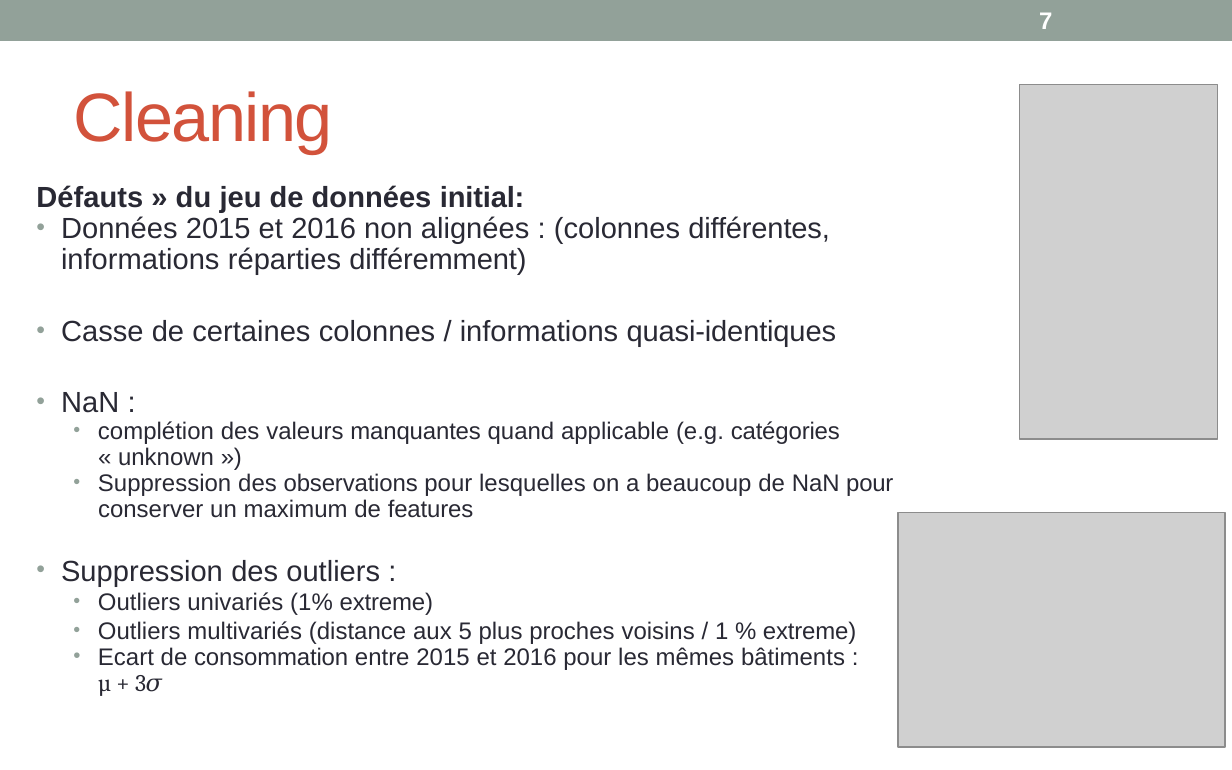
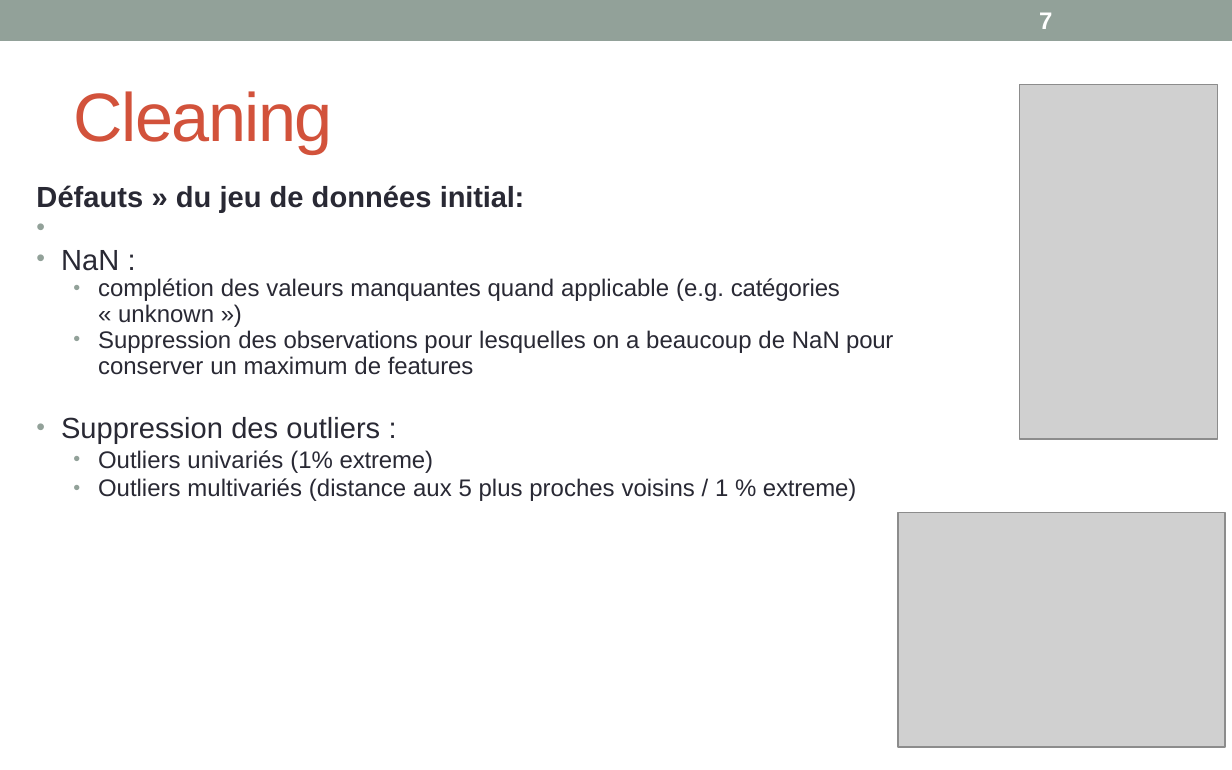
Before and after one commit to wdavid93/OpenClassRoom, a slide deck: slide 7 of Projet_4/soutenance projet 4 _ actualisee .pptx. Drawn at 1232x770 pixels with LibreOffice and Linux fonts; fonts in the diff are those of the drawing; grey boxes stand for pictures. Boxes give left, top, right and bottom in pixels: in the first picture for what was removed or moved away, otherwise in the second. Text is boxed around its words. In the diff, an @@ line names an element or a change of style, - is before the commit and + after.

```diff
--- a/Projet_4/soutenance projet 4 _ actualisee .pptx
+++ b/Projet_4/soutenance projet 4 _ actualisee .pptx
@@ text at box(61, 216, 836, 346): paragraphs removed @@
-• Données 2015 et 2016 non alignées : (colonnes différentes,
-informations réparties différemment)
-• Casse de certaines colonnes / informations quasi-identiques
@@ text at box(61, 250, 119, 271): line spacing 1 to 18.3pt @@
@@ text at box(98, 647, 845, 696): paragraphs removed @@
-  • Ecart de consommation entre 2015 et 2016 pour les mêmes bâtiments :
-µ + 3𝜎
```
Also in this commit, not shown: 8 other slides changed, 6 other files.
